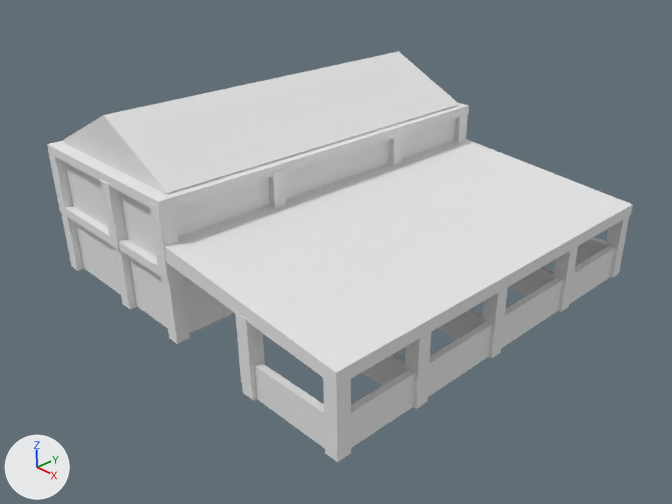
Two versions of the Blender file Art/Models/Raw/Building6_Stable/stable.blend, one commit apart.
One viewpoint serves both versions: the file's camera 'Camera'. The axes (+X, +Y, +Z) are drawn at lower left. The lights are the same throughout.
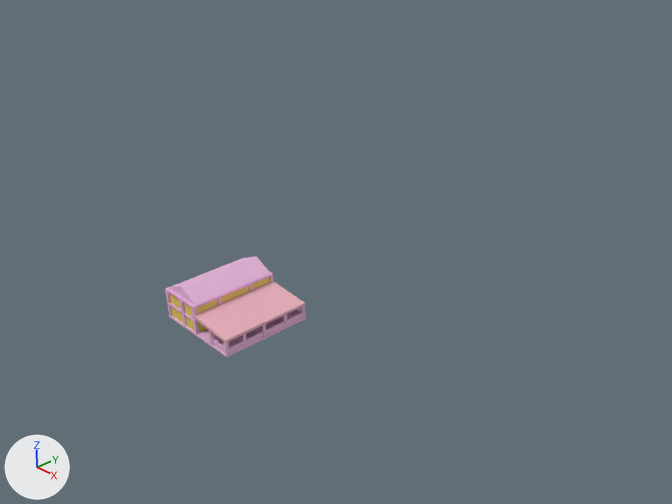
The change, as a list of edits to the scene's bpy script:
```text
Change mat_material_006:
    mat_material_006.base_color: (0.8, 0.8, 0.8) -> (0.8, 0.43, 0.502)  # white #e7e7e7 -> pink #e7afbc
Change mat_material_005:
    mat_material_005.base_color: (0.8, 0.8, 0.8) -> (0.8, 0.6, 0.143)  # white #e7e7e7 -> yellow #e7cb6a
Change mat_material_004:
    mat_material_004.base_color: (0.8, 0.8, 0.8) -> (0.8, 0.43, 0.715)  # white #e7e7e7 -> pink #e7afdc
Change mat_material_001:
    mat_material_001.base_color: (0.8, 0.8, 0.8) -> (0.8, 0.476, 0.712)  # white #e7e7e7 -> pink #e7b7db
Change me_cube_005:
    remove me_cube_005.from_pydata(...)  # 8 vertices, 6 faces; spans x -6.56..-0.53, y -0.38..11.7, z 1.85..3.85
    add me_cube_005.from_pydata(...)  # 336 vertices, 252 faces; spans x -6.78..6.06, y -0.68..11.87, z -0.25..5.49
    me_cube_005 part 1: a new loose piece, a box spanning x 3.05..5.65, y -0.51..-0.31, z -0.24..0.76, in mat_material_001 (pink #e7b7db)
    me_cube_005 part 2: a new loose piece, a box spanning x 5.76..5.96, y -0.21..1.98, z -0.2..0.78, in mat_material_001 (pink #e7b7db)
    me_cube_005 part 3: a new loose piece, a box spanning x 5.75..5.95, y 2.38..4.99, z -0.21..0.78, in mat_material_001 (pink #e7b7db)
    me_cube_005 part 4: a new loose piece, a box spanning x 5.75..5.95, y 5.38..8.38, z -0.22..0.8, in mat_material_001 (pink #e7b7db)
    me_cube_005 part 5: a new loose piece, a box spanning x 5.75..5.96, y 8.8..11.39, z -0.25..0.79, in mat_material_001 (pink #e7b7db)
    me_cube_005 part 6: a new loose piece, a box spanning x -6.75..-0.33, y -0.64..11.82, z 1.76..2.04, in mat_material_004 (pink #e7afdc)
    me_cube_005 part 7: a new loose piece, a box spanning x -3.36..-2.91, y -0.68..11.81, z 1.78..3.78, in mat_material_004 (pink #e7afdc)
    me_cube_005 part 8: a new loose piece, a box spanning x -6.77..-6.33, y -0.64..-0.2, z 1.84..3.84, in mat_material_004 (pink #e7afdc)
    me_cube_005 part 9: a new loose piece, a box spanning x -0.76..-0.33, y -0.66..-0.22, z 1.86..3.86, in mat_material_004 (pink #e7afdc)
    me_cube_005 part 10: a new loose piece, a box spanning x -6.78..-0.33, y -0.64..11.86, z 3.72..4.02, in mat_material_004 (pink #e7afdc)
    me_cube_005 part 11: a new loose piece, a box spanning x -0.75..-0.35, y -0.61..-0.2, z -0.21..1.77, in mat_material_001 (pink #e7b7db)
    me_cube_005 part 12: a new loose piece, a box spanning x 5.65..6.06, y -0.62..-0.21, z -0.22..1.81, in mat_material_001 (pink #e7b7db)
    me_cube_005 part 13: a new loose piece, a box spanning x 5.65..6.05, y 1.98..2.39, z -0.22..1.78, in mat_material_001 (pink #e7b7db)
    me_cube_005 part 14: a new loose piece, a box spanning x 5.65..6.05, y 4.99..5.39, z -0.21..1.79, in mat_material_001 (pink #e7b7db)
    me_cube_005 part 15: a new loose piece, a box spanning x 5.65..6.06, y 8.38..8.8, z -0.21..1.79, in mat_material_001 (pink #e7b7db)
    me_cube_005 part 16: a new loose piece, a box spanning x 5.64..6.06, y 11.39..11.79, z -0.22..1.78, in mat_material_001 (pink #e7b7db)
    me_cube_005 part 17: 72 vertices added at x -6.76..6.06, y -0.63..11.87, z -0.22..5.49
    add me_cube_005.materials.append(mat_material_001)  # pink #e7b7db
    add me_cube_005.materials.append(mat_material_006)  # pink #e7afbc
    add me_cube_005.materials.append(mat_material_004)  # pink #e7afdc
Add me_plane:
    me_plane.from_pydata([(-1.0, -1.0, 0.0), (11.86, -1.0, 0.0), (-1.0, 11.5, 0.0), (11.86, 11.5, 0.0)], [], [(0, 1, 3, 2)])
    me_plane.materials.append(mat_material_001)  # pink #e7b7db
Remove ob_cube_006:
    ob_cube_006 = bpy.data.objects.new('Cube.006', me_cube_007)
Remove ob_cube_005:
    ob_cube_005 = bpy.data.objects.new('Cube.005', me_cube_006)
Change ob_cube_004:
    ob_cube_004.scale: (1.0, 1.0, 1.0) -> (0.22, 0.22, 0.22)
Remove ob_cube_003:
    ob_cube_003 = bpy.data.objects.new('Cube.003', me_cube_004)
Remove ob_cube_002:
    ob_cube_002 = bpy.data.objects.new('Cube.002', me_cube_003)
Remove ob_cube_001:
    ob_cube_001 = bpy.data.objects.new('Cube.001', me_cube_002)
Remove ob_cube:
    ob_cube = bpy.data.objects.new('Cube', me_cube_001)
Add ob_plane:
    ob_plane = bpy.data.objects.new('Plane', me_plane)  # modifiers SOLIDIFY
    ob_plane.location = (-1.91, -3.31, 0.25)
    ob_plane.scale = (0.22, 0.22, 0.22)
```

What differs and where, as boxes [x1, y1, x2, y2] in the pictures (672 x 504 px):
'Cube.005', deleted
    before: [164, 139, 633, 390]
'Cube.006', deleted
    before: [63, 51, 460, 194]
'Cube.004', recoloured, reshaped, rescaled
    before: [65, 118, 455, 257]
    after: [165, 256, 305, 355]
'Cube.001', deleted
    before: [254, 237, 615, 448]
'Cube.003', deleted
    before: [47, 103, 469, 281]
'Cube', deleted
    before: [61, 213, 629, 462]
'Cube.002', deleted
    before: [75, 222, 235, 333]
'Plane', added (pink)
    after: [169, 312, 306, 357]
part 1 of me_cube_005, added
    after: [213, 340, 225, 353]
part 2 of me_cube_005, added
    after: [229, 341, 244, 353]
part 3 of me_cube_005, added
    after: [246, 332, 263, 345]
part 4 of me_cube_005, added
    after: [266, 321, 284, 335]
part 5 of me_cube_005, added
    after: [287, 313, 302, 325]
part 6 of me_cube_005, added
    after: [168, 303, 198, 323]
part 7 of me_cube_005, added
    after: [180, 300, 185, 315]
part 8 of me_cube_005, added
    after: [165, 290, 171, 304]
part 9 of me_cube_005, added
    after: [191, 307, 197, 322]
part 10 of me_cube_005, added (pink)
    after: [165, 259, 273, 309]
part 11 of me_cube_005, added
    after: [194, 322, 199, 334]
part 12 of me_cube_005, added
    after: [224, 342, 229, 355]
part 13 of me_cube_005, added
    after: [242, 334, 247, 347]
part 14 of me_cube_005, added
    after: [261, 324, 266, 337]
part 15 of me_cube_005, added
    after: [282, 314, 287, 327]
part 16 of me_cube_005, added
    after: [300, 306, 305, 318]
part 17 of me_cube_005, added
    after: [168, 256, 305, 343]
